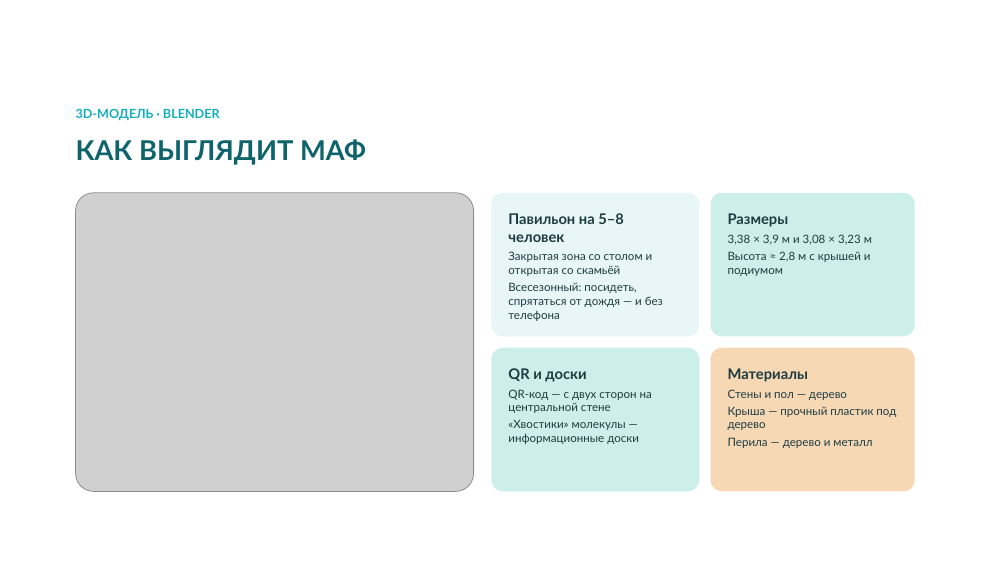
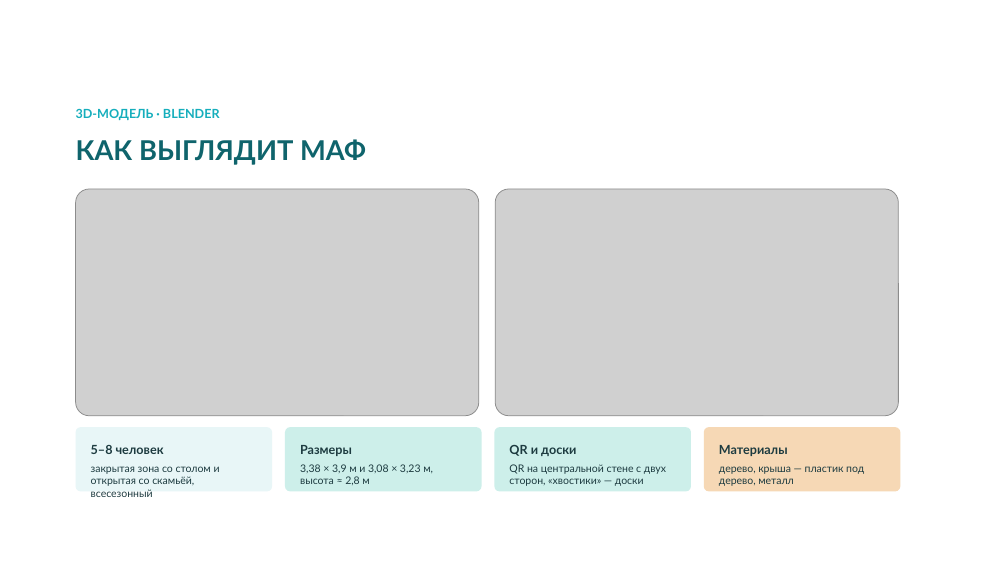
Before and after one commit to bnhogpad228/school-app, a slide deck: slide 12 of presentation/shkolny-dvor-SK-sreda.pptx. Drawn at 1008x567 pixels with LibreOffice and Linux fonts; fonts in the diff are those of the drawing; grey boxes stand for pictures; background and template pictures are left out. Boxes give left, top, right and bottom in pixels: in the first picture for what was removed or moved away, otherwise in the second. Text is boxed around its words. In the diff, an @@ line names an element or a change of style, - is before the commit and + after.

```diff
--- a/presentation/shkolny-dvor-SK-sreda.pptx
+++ b/presentation/shkolny-dvor-SK-sreda.pptx
@@ picture: place and size @@
-picture at (76,193,474,492)
+picture at (76,189,479,416)
@@ picture added at (495,189,898,416) @@
@@ rounded rectangle "5–8 человек": place and size @@
-rounded rectangle "5–8 человек" at (492,193,699,337)
+rounded rectangle "5–8 человек" at (76,427,272,492)
@@ text in rounded rectangle at (91,445,220,497): text changed; size 11 to 10 pt @@
-Павильон на 5–8 человек
-Закрытая зона со столом и открытая со скамьёй
-Всесезонный: посидеть, спрятаться от дождя — и без телефона
+5–8 человек
+закрытая зона со столом и открытая со скамьёй, всесезонный
@@ rounded rectangle "Размеры": place and size @@
-rounded rectangle "Размеры" at (711,193,915,337)
+rounded rectangle "Размеры" at (285,427,482,492)
@@ text in rounded rectangle at (300,445,352,456): size 14 to 12 pt in "Размеры" @@
@@ rounded rectangle "QR и доски": place and size @@
-rounded rectangle "QR и доски" at (492,348,699,492)
+rounded rectangle "QR и доски" at (495,427,691,492)
@@ text in rounded rectangle at (509,445,576,456): size 14 to 12 pt in "QR и доски" @@
@@ rounded rectangle "Материалы": place and size @@
-rounded rectangle "Материалы" at (711,348,915,492)
+rounded rectangle "Материалы" at (704,427,901,492)
@@ text in rounded rectangle at (719,445,788,456): size 14 to 12 pt in "Материалы" @@
@@ text in rounded rectangle at (300,464,433,485): text changed; size 11 to 10 pt @@
-3,38 × 3,9 м и 3,08 × 3,23 м
-Высота ≈ 2,8 м с крышей и подиумом
+3,38 × 3,9 м и 3,08 × 3,23 м, высота ≈ 2,8 м
@@ text in rounded rectangle at (509,464,666,486): text changed; size 11 to 10 pt @@
-QR-код — с двух сторон на центральной стене
-«Хвостики» молекулы — информационные доски
+QR на центральной стене с двух сторон, «хвостики» — доски
@@ text in rounded rectangle at (719,466,864,486): text changed; size 11 to 10 pt @@
-Стены и пол — дерево
-Крыша — прочный пластик под дерево
-Перила — дерево и металл
+дерево, крыша — пластик под дерево, металл
```
Also in this commit, not shown: 3 other files.
